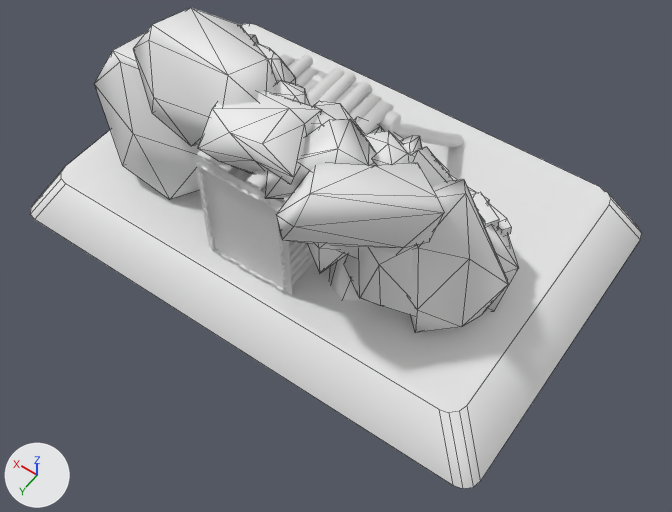
What one commit did to the FBX model Content/Buildings/Meshes/CA_MineEntrance_Final.fbx.
One viewpoint serves both versions: a 50 mm lens placed at (-6.75, 9.25, 12.64), pointed at (-1.0, 1.2, -0.01). Every picture has the same lights, and +X, +Y and +Z are marked at lower left. Mesh edges are drawn as thin lines on the coarser meshes. Where no turn or scale is listed for an object, it has been applied to the vertices.

In view in the first picture: 'CA_MineEntrance', 'CA_MineEntrance_Cliff', 'CA_MineEntrance_Ground', 'CA_MineEntrance_Wall'.
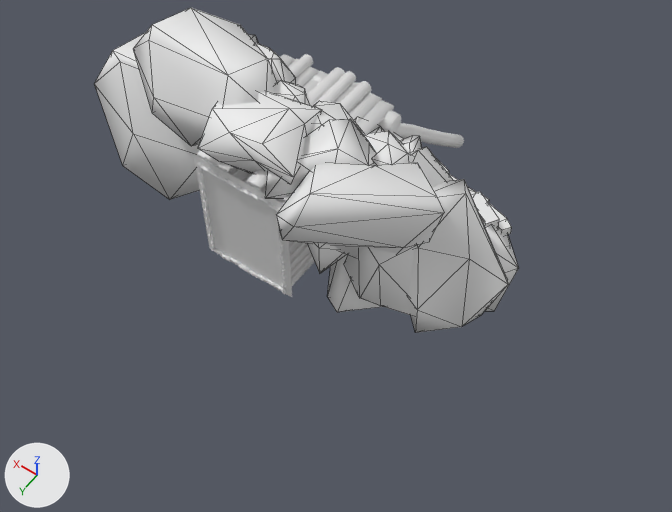
What differs and where, as boxes [x1, y1, x2, y2] in the pictures (672 x 512 px):
'CA_MineEntrance_Ground', deleted: before [30, 23, 642, 489]

The change, as a diff of the scene's bpy script:
```diff
--- a/Content/Buildings/Meshes/CA_MineEntrance_Final.fbx.py
+++ b/Content/Buildings/Meshes/CA_MineEntrance_Final.fbx.py
@@ ob_ca_mineentrance_ground @@
-ob_ca_mineentrance_ground = bpy.data.objects.new('CA_MineEntrance_Ground', me_plane_001)
-ob_ca_mineentrance_ground.location = (0.0, -0.59, 0.0)
```
